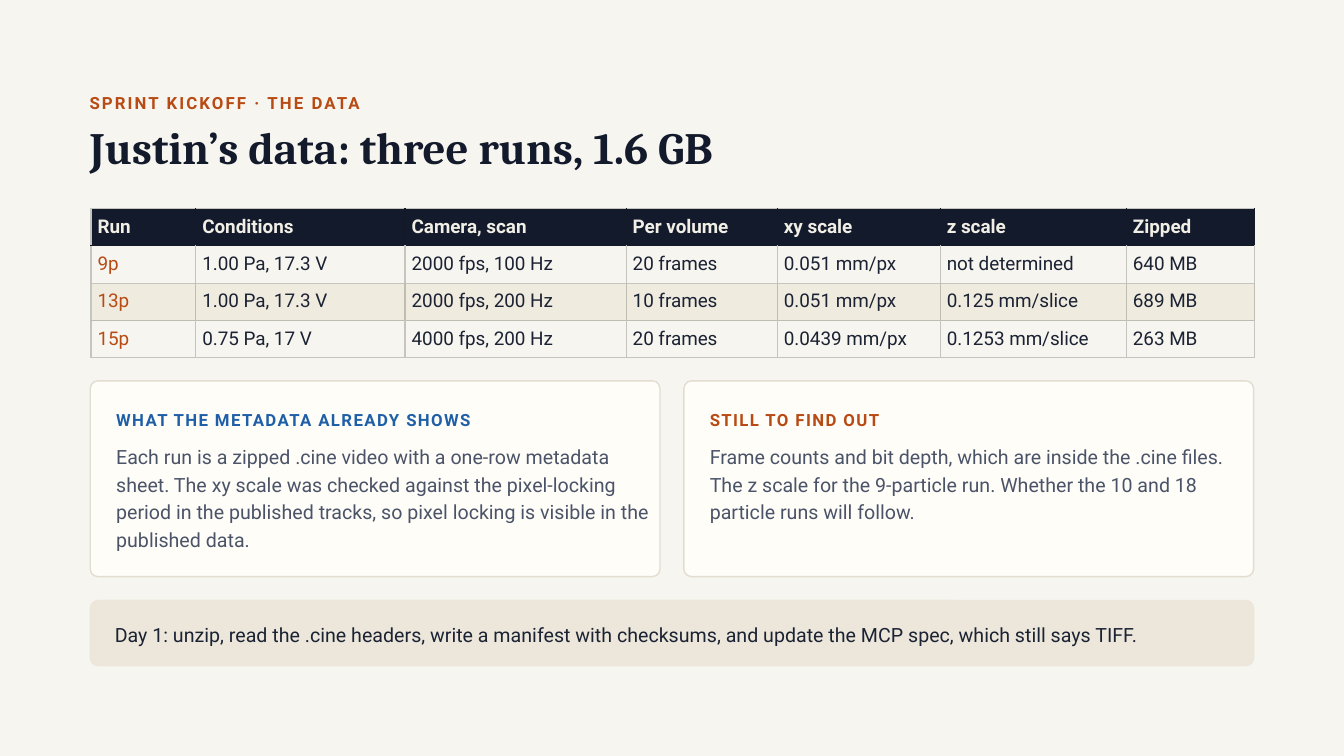
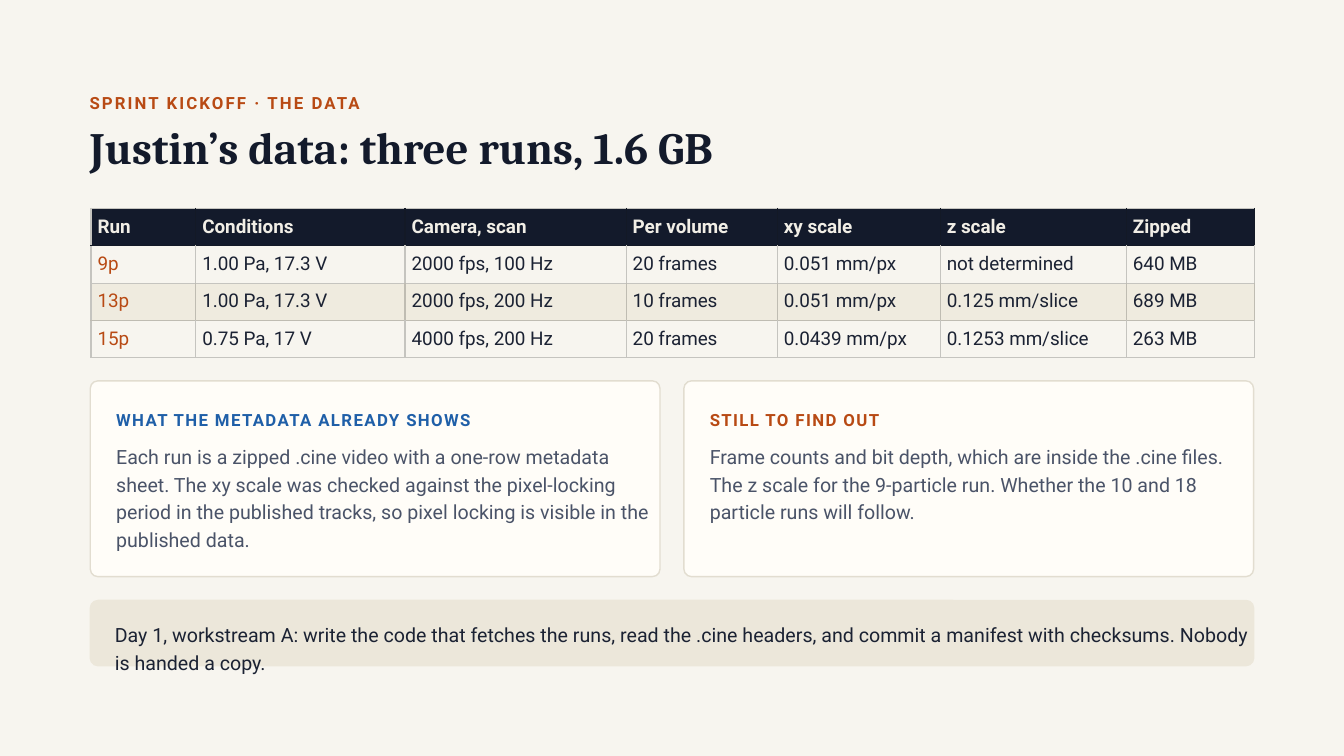
Before and after one commit to annacgilbert/TEMPEST-model-bake-off, a slide deck: slide 12 of shared/presentations/AI_agent_tutorial.pptx. Drawn at 1344x756 pixels with LibreOffice and Linux fonts; fonts in the diff are those of the drawing. Boxes give left, top, right and bottom in pixels: in the first picture for what was removed or moved away, otherwise in the second. Text is boxed around its words. In the diff, an @@ line names an element or a change of style, - is before the commit and + after.

```diff
--- a/shared/presentations/AI_agent_tutorial.pptx
+++ b/shared/presentations/AI_agent_tutorial.pptx
@@ text in rounded rectangle at [115,627,1248,674]: text changed @@
-Day 1: unzip, read the .cine headers, write a manifest with checksums, and update the MCP spec, which still says TIFF.
+Day 1, workstream A: write the code that fetches the runs, read the .cine headers, and commit a manifest with checksums. Nobody is handed a copy.
```
Also in this commit, not shown: 8 other slides changed, 5 other files.
